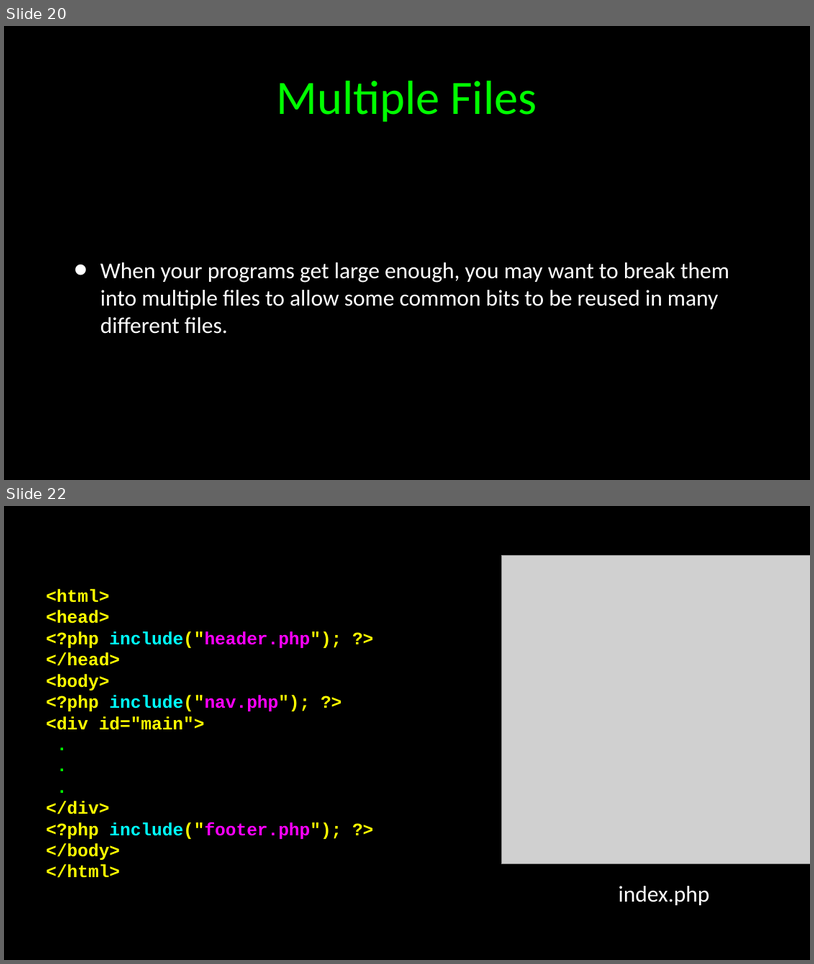
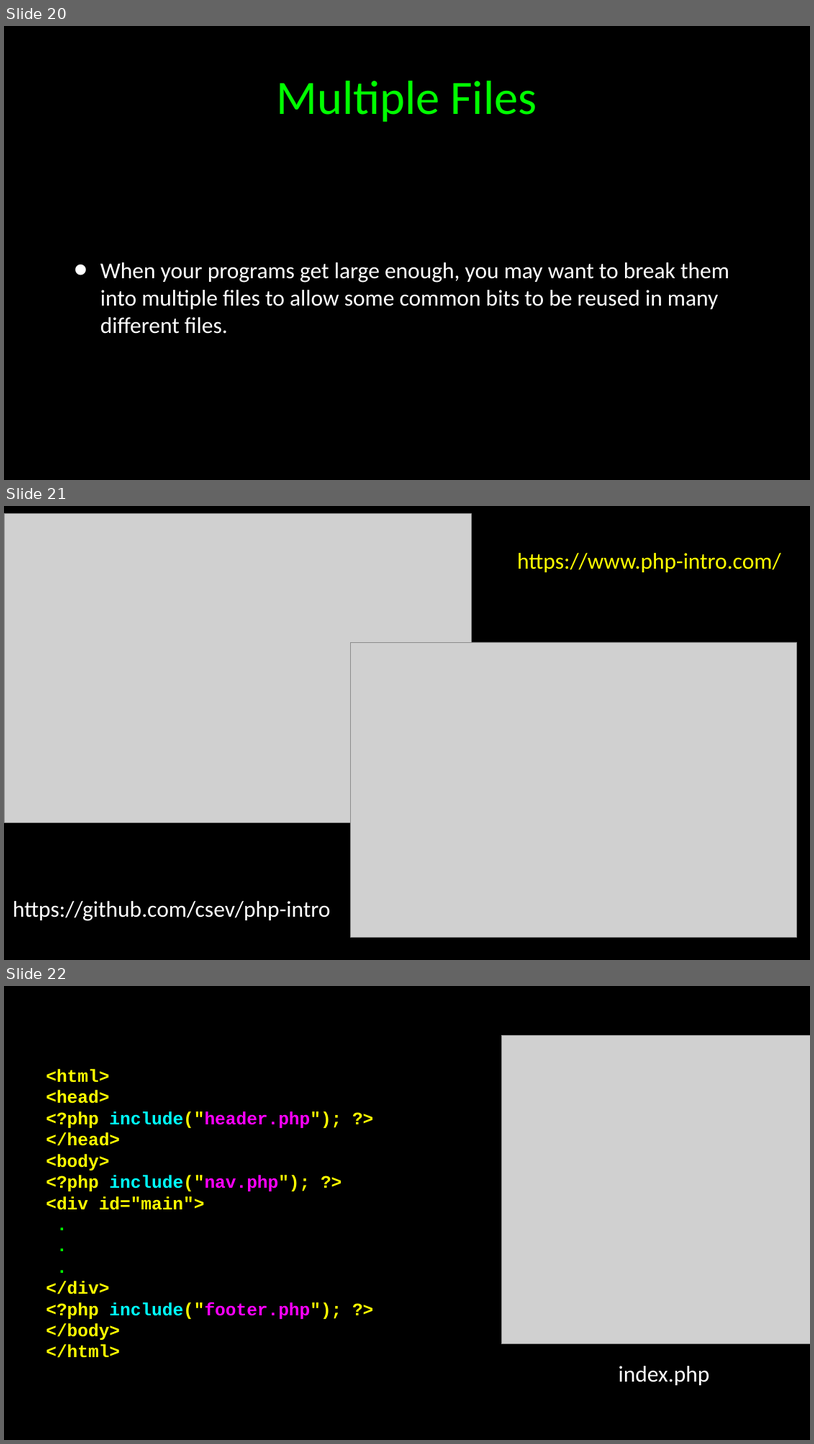
Before and after one commit to csev/wa4e, a slide deck: lectures/PHP-06-Functions.ppt. Shown one above the other, each under a label of ours: slides 20 and 22 before the commit, slides 20, 21 and 22 after it; the slides between them are not shown. The pictures are 814x964 and 814x1444 pixels, drawn with LibreOffice and Linux fonts; fonts in the diff are those of the drawing; grey boxes stand for pictures. Boxes give left, top, right and bottom in pixels: in the first picture for what was removed or moved away, otherwise in the second. Text is boxed around its words. In the diff, an @@ line names an element or a change of style, - is before the commit and + after.

```diff
--- a/lectures/PHP-06-Functions.ppt
+++ b/lectures/PHP-06-Functions.ppt
@@ slide 21 added at (4, 506, 810, 960), background #000000 @@
@@ picture added at (4, 514, 471, 822) @@
@@ text added at (517, 553, 781, 572), 36 pt, text #FFFF00 @@
+https://www.php-intro.com/
@@ picture added at (350, 642, 797, 937) @@
@@ text added at (13, 901, 330, 921), 36 pt, text #FFFFFF @@
+https://github.com/csev/php-intro
```
Also in this commit, not shown: 2 slides changed, 1 other slide added, 2 slides removed, 1 other file.
